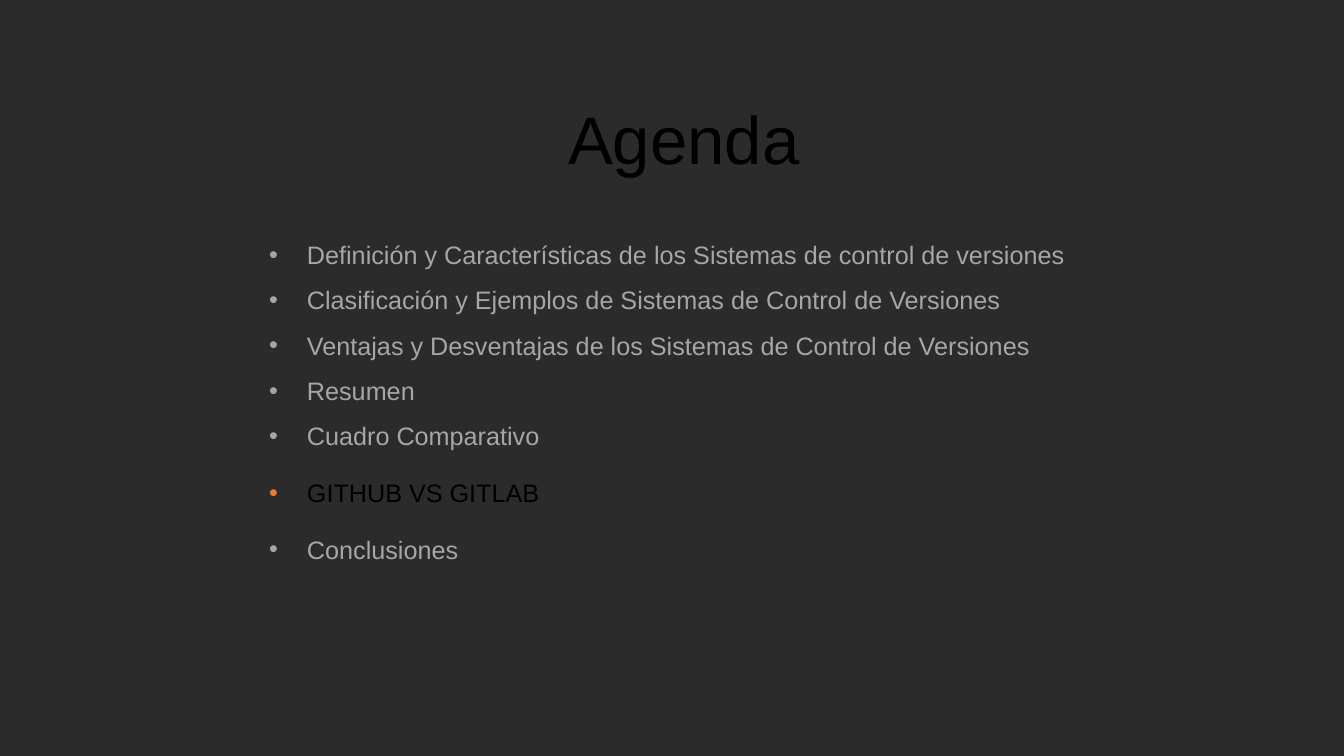
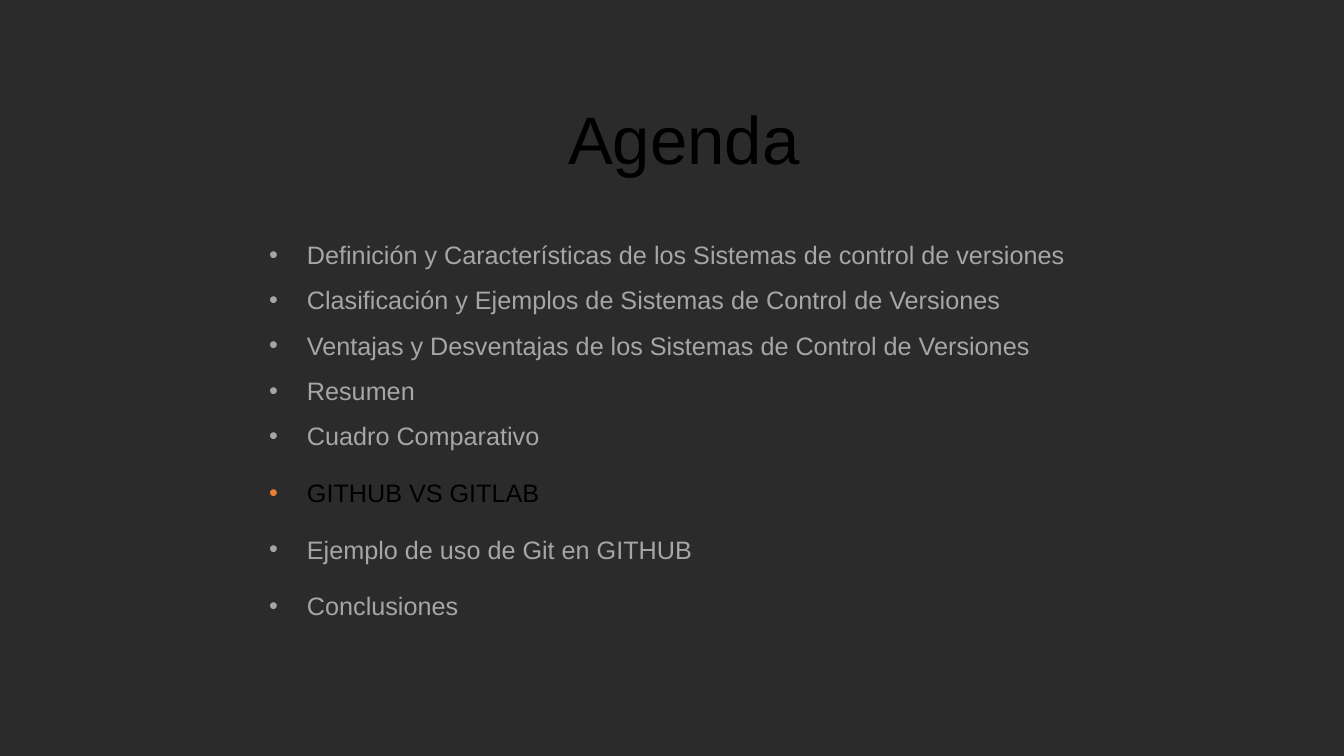
Before and after one commit to gs02009/TOO115, a slide deck: slide 17 of PRESENTACIÓN SISTEMAS DE CONTROL DE VERSIONES.pptx. Drawn at 1344x756 pixels with LibreOffice and Linux fonts; fonts in the diff are those of the drawing; background and template pictures are left out; a plain dark background stands for a picture behind light text. Boxes give left, top, right and bottom in pixels: in the first picture for what was removed or moved away, otherwise in the second. Text is boxed around its words. In the diff, an @@ line names an element or a change of style, - is before the commit and + after.

Commit message:
Adicion de ejemplos en presentacion

```diff
--- a/PRESENTACIÓN SISTEMAS DE CONTROL DE VERSIONES.pptx
+++ b/PRESENTACIÓN SISTEMAS DE CONTROL DE VERSIONES.pptx
@@ text at [307, 541, 692, 564]: paragraph added @@
+• Ejemplo de uso de Git en GITHUB
```
Also in this commit, not shown: 6 other slides changed, 4 slides added, 10 other files.
